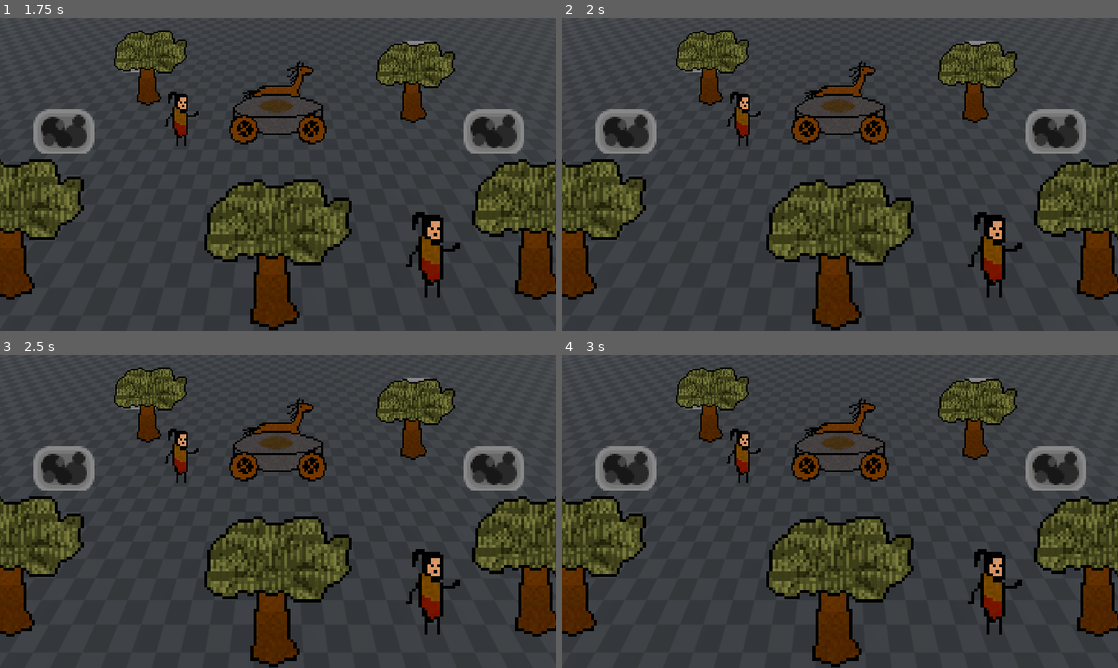
Above: before the commit, frames 1-4 (two rows, left to right).
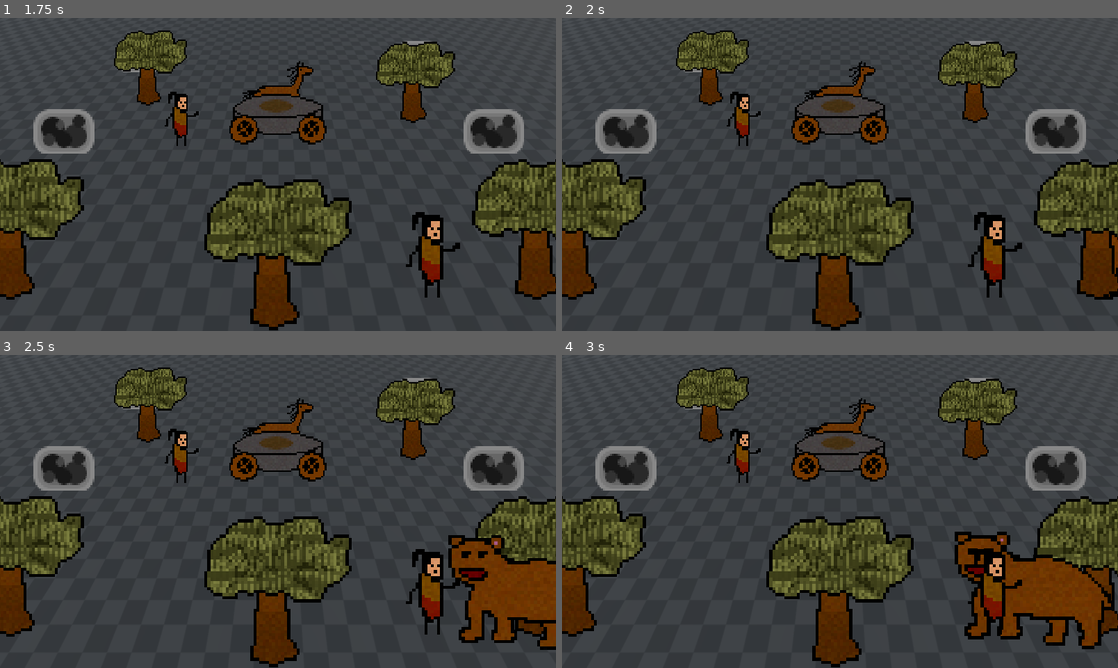
Above: after the commit, the same moments.

Repository: EnesBaytekin/har
Game: Godot game, scene res://scenes/test/test_scene.tscn
Same seed, same stepped clock (60 frames per second), same inputs: the game is played once before the commit and once after it.
Inputs:
- Up to frame 1 (1.75 s): tap Enter at 0.5 s; tap 8 at 0.6 s; tap Space at 1.25 s; tap 9 at 1.35 s
- Up to frame 2 (2 s): no input
- Up to frame 3 (2.5 s): tap Enter at 2, 2.1 s
- Up to frame 4 (3 s): tap 0 at 2.85 s

Frame 1 is identical in both runs. In frame 2, 0.1% of the frame differs, in the area x 97-100%, y 68-90%; in frame 3, 4.5%; in frame 4, 5.4%, in the area x 70-99%, y 56-94%.

Commit message:
feat: add bear

Diff:
--- /dev/null
+++ b/scenes/bear/bear.gd
@@ -0,0 +1,148 @@
+extends CharacterBody3D
+
+## Hareket hızı (koşarken)
+@export var speed: float = 3.0
+## Yorulunca bekleme süresi (saniye)
+@export var rest_time: float = 3.0
+## Koşma süresi (saniye)
+@export var chase_time: float = 5.0
+## Oyuncuya ne kadar yaklaşınca hasar verir
+@export var attack_range: float = 1.5
+## Hasar verme aralığı (saniye)
+@export var attack_cooldown: float = 1.5
+## Ateşten kaçma mesafesi
+@export var fire_fear_range: float = 5.0
+## Hasar miktarı
+@export var damage: int = 1
+
+enum State { IDLE, CHASING, RESTING, FLEEING }
+
+var _state: State = State.IDLE
+var _state_timer: float = 0.0
+var _attack_timer: float = 0.0
+var _anim_time: float = 0.0
+var _target: Node3D = null
+var _nearest_fire: Node3D = null
+
+const ANIM_SPEED: float = 10.0
+const BEAR_TEXTURE := preload("res://assets/sprites/bear.png")
+
+func _ready():
+	$Sprite3D.texture = BEAR_TEXTURE
+	$Sprite3D.hframes = 4
+	_state = State.IDLE
+	_state_timer = 1.0  # 1 saniye bekle sonra kovalamaya başla
+
+func _process(delta: float) -> void:
+	var sprite := $Sprite3D as Sprite3D
+	if not sprite:
+		return
+
+	if velocity.length_squared() > 0.5:
+		_anim_time += delta * ANIM_SPEED
+		sprite.frame = int(_anim_time) % 4
+	else:
+		_anim_time = 0.0
+		sprite.frame = 0
+
+func _physics_process(delta: float) -> void:
+	_attack_timer = maxf(_attack_timer - delta, 0.0)
+	_state_timer -= delta
+
+	# En yakın oyuncuyu ve ateşi bul
+	_target = _find_nearest_player()
+	_nearest_fire = _find_nearest_fire()
+
+	# Ateşe çok yaklaştıysak kaç
+	if _nearest_fire and global_position.distance_to(_nearest_fire.global_position) < fire_fear_range:
+		_state = State.FLEEING
+
+	match _state:
+		State.IDLE:
+			velocity = Vector3.ZERO
+			if _state_timer <= 0 and _target:
+				_state = State.CHASING
+				_state_timer = chase_time
+
+		State.CHASING:
+			if _target:
+				var dir := (_target.global_position - global_position)
+				dir.y = 0
+				var dist := dir.length()
+				if dist > 0.5:
+					velocity = dir.normalized() * speed
+					_update_facing(dir.normalized())
+				else:
+					velocity = Vector3.ZERO
+
+				# Hasar ver
+				if dist < attack_range and _attack_timer <= 0:
+					if _target.has_method("take_damage"):
+						_target.take_damage(damage)
+					_attack_timer = attack_cooldown
+			else:
+				velocity = Vector3.ZERO
+
+			if _state_timer <= 0:
+				_state = State.RESTING
+				_state_timer = rest_time
+				velocity = Vector3.ZERO
+
+		State.RESTING:
+			velocity = Vector3.ZERO
+			if _state_timer <= 0:
+				_state = State.CHASING
+				_state_timer = chase_time
+
+		State.FLEEING:
+			if _nearest_fire:
+				var away := global_position - _nearest_fire.global_position
+				away.y = 0
+				if away.length_squared() > 0.1:
+					velocity = away.normalized() * speed
+					_update_facing(away.normalized())
+				else:
+					velocity = Vector3.ZERO
+				# Yeterince uzaklaştıysak normal state'e dön
+				if away.length() > fire_fear_range * 1.5:
+					_state = State.IDLE
+					_state_timer = 1.0
+			else:
+				_state = State.IDLE
+				_state_timer = 1.0
+
+	move_and_slide()
+
+func _update_facing(dir: Vector3) -> void:
+	var sprite := $Sprite3D as Sprite3D
+	if not sprite or dir.x == 0:
+		return
+	sprite.flip_h = dir.x < 0
+
+func _find_nearest_player() -> Node3D:
+	var best: Node3D = null
+	var best_dist := INF
+	for n in get_tree().get_nodes_in_group(&"players"):
+		if not is_instance_valid(n):
+			continue
+		var d := global_position.distance_squared_to(n.global_position)
+		if d < best_dist:
+			best_dist = d
+			best = n
+	return best
+
+func _find_nearest_fire() -> Node3D:
+	# Wagon'ların fire_level'ına bakarız
+	var best: Node3D = null
+	var best_dist := INF
+	var all := get_tree().get_nodes_in_group("wagons")
+	for n in all:
+		if not is_instance_valid(n) or not n.has_method("get_fire_level"):
+			continue
+		if n.get_fire_level() <= 0:
+			continue
+		var d := global_position.distance_squared_to(n.global_position)
+		if d < best_dist:
+			best_dist = d
+			best = n
+	return best
--- /dev/null
+++ b/scenes/bear/bear.tscn
@@ -0,0 +1,22 @@
+[gd_scene format=3 uid="uid://bear_scene_01"]
+
+[ext_resource type="Script" path="res://scenes/bear/bear.gd" id="1"]
+[ext_resource type="Texture2D" path="res://assets/sprites/bear.png" id="2"]
+
+[sub_resource type="CapsuleShape3D" id="CapsuleShape3D_br01"]
+radius = 0.35
+height = 1.2
+
+[node name="Bear" type="CharacterBody3D"]
+script = ExtResource("1")
+
+[node name="CollisionShape3D" type="CollisionShape3D" parent="."]
+transform = Transform3D(1, 0, 0, 0, 1, 0, 0, 0, 1, 0, 0.6, 0)
+shape = SubResource("CapsuleShape3D_br01")
+
+[node name="Sprite3D" type="Sprite3D" parent="."]
+transform = Transform3D(6, 0, 0, 0, 6, 0, 0, 0, 6, 0, 1.08, 0)
+billboard = 1
+texture_filter = 0
+texture = ExtResource("2")
+hframes = 4
--- a/scenes/player/player.gd
+++ b/scenes/player/player.gd
@@ -44,6 +44,7 @@
 
 func _ready():
 	_update_texture()
+	add_to_group("players")
 	$PickupArea.area_entered.connect(_on_item_area_entered)
 	$PickupArea.area_exited.connect(_on_item_area_exited)
 	$InteractArea.body_entered.connect(_on_interact_body_entered)
@@ -211,6 +212,17 @@
 
 	carried_item_type = -1
 	_update_carried_sprite()
+
+## Düşmanlardan hasar alır.
+func take_damage(amount: int) -> void:
+	var sprite := $Sprite3D as Sprite3D
+	if sprite:
+		var tween := create_tween()
+		tween.set_trans(Tween.TRANS_QUAD)
+		var orig := sprite.position.x
+		tween.tween_property(sprite, "position:x", orig + 0.2, 0.04)
+		tween.tween_property(sprite, "position:x", orig - 0.15, 0.04)
+		tween.tween_property(sprite, "position:x", orig, 0.04)
 
 # --- Signal handlers ---
 
--- a/scenes/test/test_scene.tscn
+++ b/scenes/test/test_scene.tscn
@@ -6,6 +6,7 @@
 [ext_resource type="PackedScene" uid="uid://c7kaerhw83twf" path="res://scenes/horse_carriage/horse_carriage.tscn" id="4_h"]
 [ext_resource type="PackedScene" path="res://scenes/tree/tree.tscn" id="5_t"]
 [ext_resource type="PackedScene" path="res://scenes/rock/rock.tscn" id="6_r"]
+[ext_resource type="PackedScene" path="res://scenes/bear/bear.tscn" id="7_b"]
 
 [sub_resource type="Environment" id="Environment_e1"]
 ambient_light_source = 1
@@ -89,3 +90,6 @@
 
 [node name="Rock5" parent="Rocks" unique_id=2074462904 instance=ExtResource("6_r")]
 transform = Transform3D(1, 0, 0, 0, 1, 0, 0, 0, 1, 0, 0, 7)
+
+[node name="Bear" parent="." instance=ExtResource("7_b")]
+transform = Transform3D(1, 0, 0, 0, 1, 0, 0, 0, 1, 9, 0, 2)
--- a/scenes/wagon/wagon.gd
+++ b/scenes/wagon/wagon.gd
@@ -25,9 +25,13 @@
 var _target: Node3D = null
 
 func _ready():
+	add_to_group("wagons")
 	if target_node:
 		_target = get_node(target_node) as Node3D
 	_update_texture()
+
+func get_fire_level() -> int:
+	return fire_level
 
 func _unhandled_input(event: InputEvent) -> void:
 	if event is InputEventKey and event.pressed and not event.echo:
Binary file added: assets/sprites/bear.png
Not shown, added: assets/sprites/bear.png.import
Not shown, added: scenes/bear/bear.gd.uid
